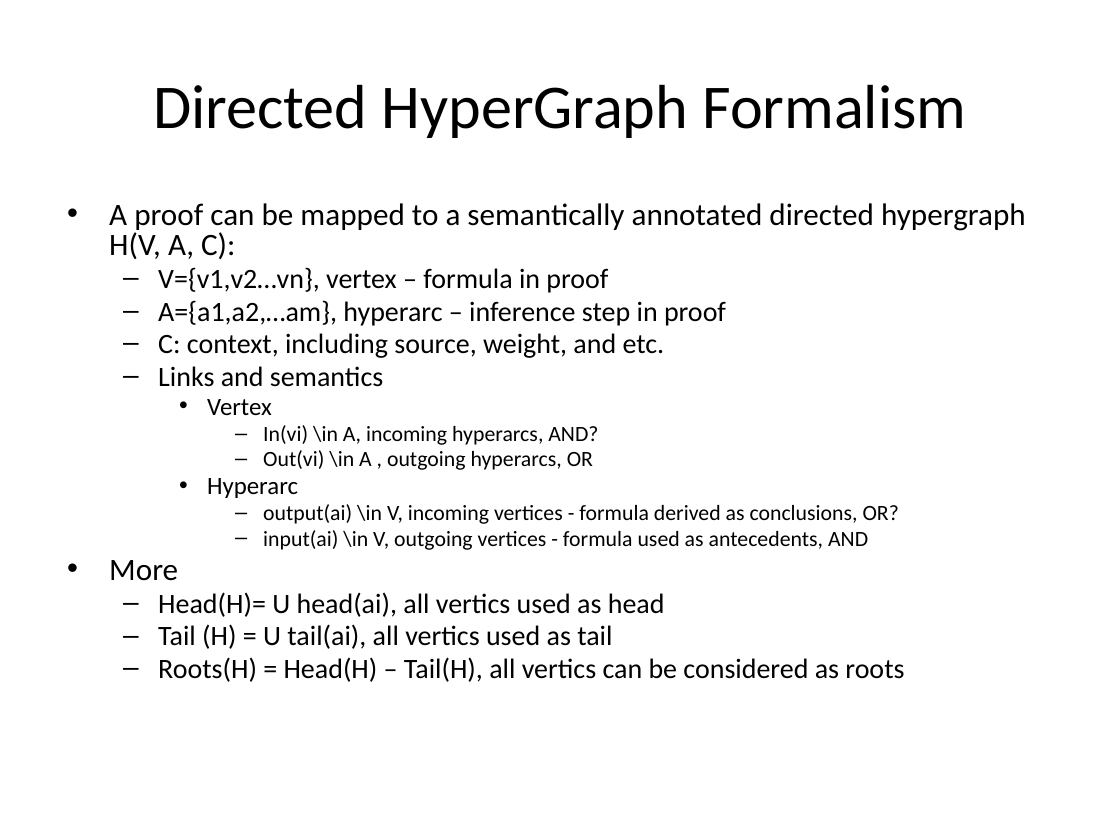
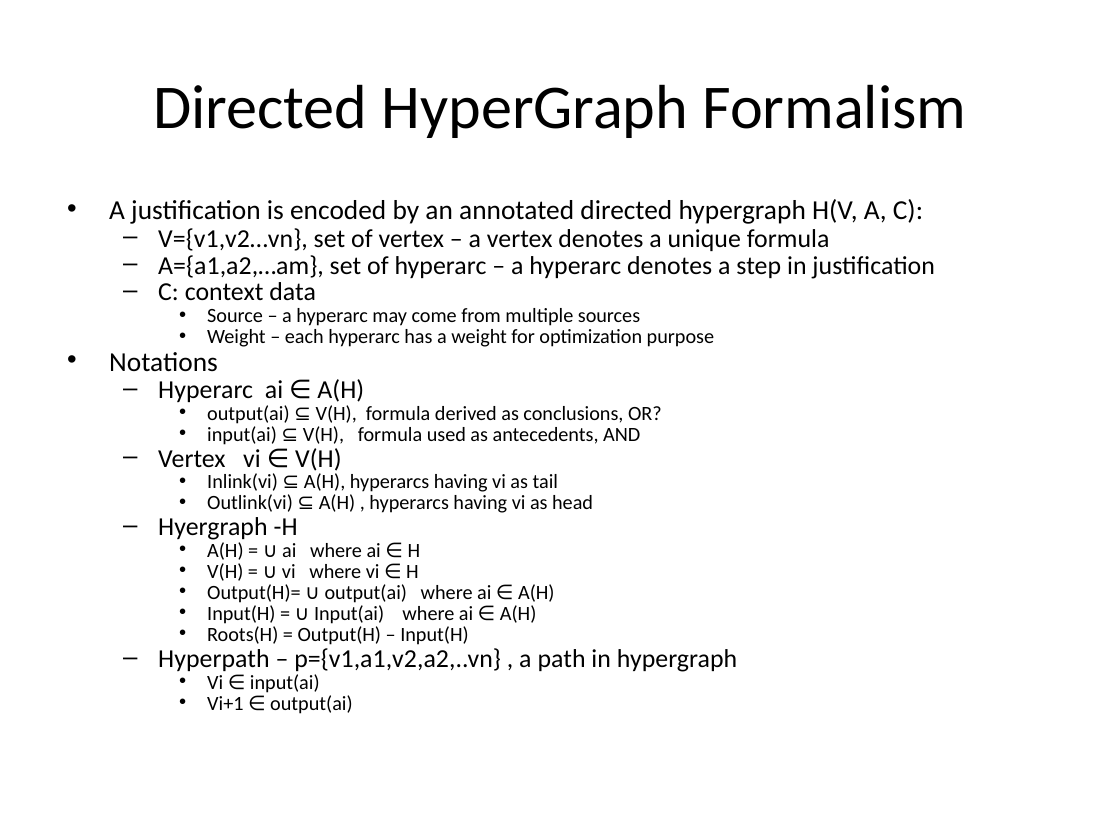
Before and after one commit to lidingpku/inference-web, a slide deck: slide 4 of trunk/iw3/doc/proof-combine.pptx (slide 3 before the commit). Drawn at 1120x840 pixels with LibreOffice and Linux fonts; fonts in the diff are those of the drawing. Boxes give left, top, right and bottom in pixels: in the first picture for what was removed or moved away, otherwise in the second. Text is boxed around its words. In the diff, an @@ line names an element or a change of style, - is before the commit and + after.

```diff
--- a/trunk/iw3/doc/proof-combine.pptx
+++ b/trunk/iw3/doc/proof-combine.pptx
@@ text at [109,199,934,672]: text changed; size 18 to 12.9 pt @@
-• A proof can be mapped to a semantically annotated directed hypergraph H(V, A, C):
-  – V={v1,v2…vn}, vertex – formula in proof
-  – A={a1,a2,…am}, hyperarc – inference step in proof
-  – C: context, including source, weight, and etc.
-  – Links and semantics
-    • Vertex
-      – In(vi) \in A, incoming hyperarcs, AND?
-      – Out(vi) \in A , outgoing hyperarcs, OR
-    • Hyperarc
-      – output(ai) \in V, incoming vertices - formula derived as conclusions, OR?
-      – input(ai) \in V, outgoing vertices - formula used as antecedents, AND
-• More
-  – Head(H)= U head(ai), all vertics used as head
-  – Tail (H) = U tail(ai), all vertics used as tail
-  – Roots(H) = Head(H) – Tail(H), all vertics can be considered as roots
+• A justification is encoded by an annotated directed hypergraph H(V, A, C):
+  – V={v1,v2…vn}, set of vertex – a vertex denotes a unique formula
+  – A={a1,a2,…am}, set of hyperarc – a hyperarc denotes a step in justification
+  – C: context data
+    • Source – a hyperarc may come from multiple sources
+    • Weight – each hyperarc has a weight for optimization purpose
+• Notations
+  – Hyperarc ai ∈ A(H)
+    • output(ai) ⊆ V(H), formula derived as conclusions, OR?
+    • input(ai) ⊆ V(H), formula used as antecedents, AND
+  – Vertex vi ∈ V(H)
+    • Inlink(vi) ⊆ A(H), hyperarcs having vi as tail
+    • Outlink(vi) ⊆ A(H) , hyperarcs having vi as head
+  – Hyergraph -H
+    • A(H) = ∪ ai where ai ∈ H
+    • V(H) = ∪ vi where vi ∈ H
+    • Output(H)= ∪ output(ai) where ai ∈ A(H)
+    • Input(H) = ∪ Input(ai) where ai ∈ A(H)
+    • Roots(H) = Output(H) – Input(H)
+  – Hyperpath – p={v1,a1,v2,a2,..vn} , a path in hypergraph
+    • Vi ∈ input(ai)
+    • Vi+1 ∈ output(ai)
```
Also in this commit, not shown: 4 other slides changed, 2 slides added, 1 slide removed.
